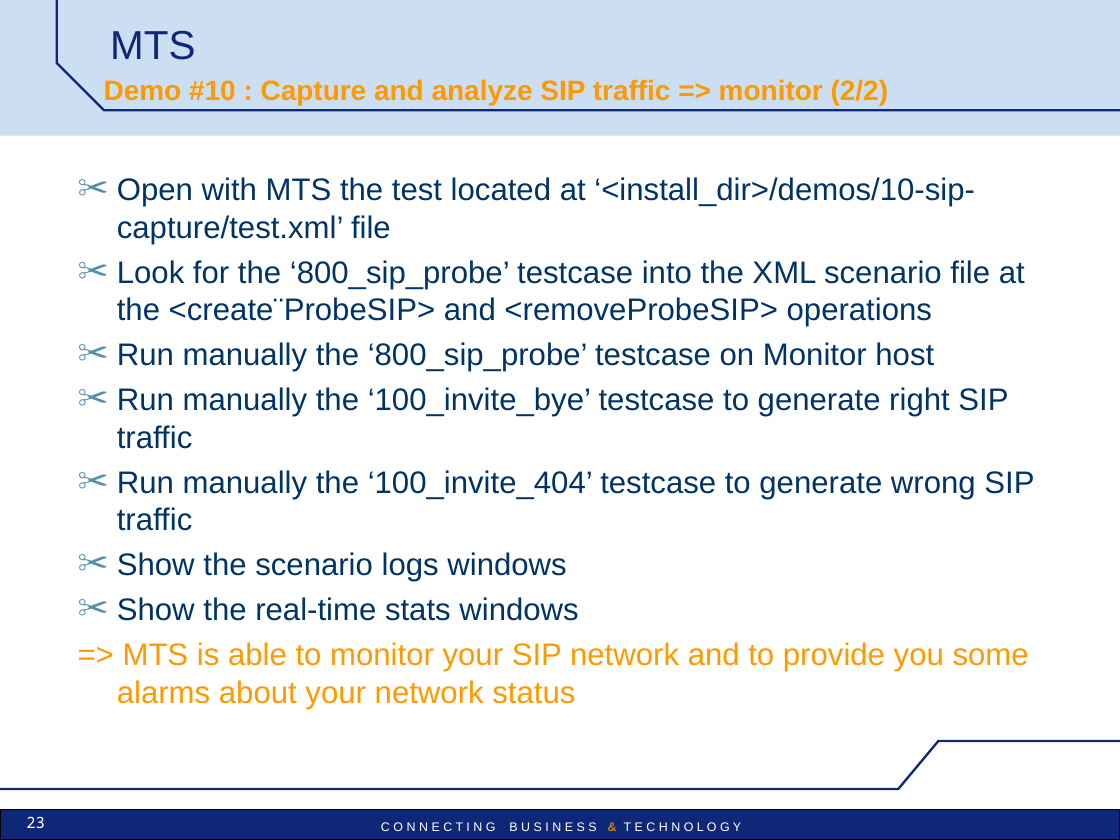
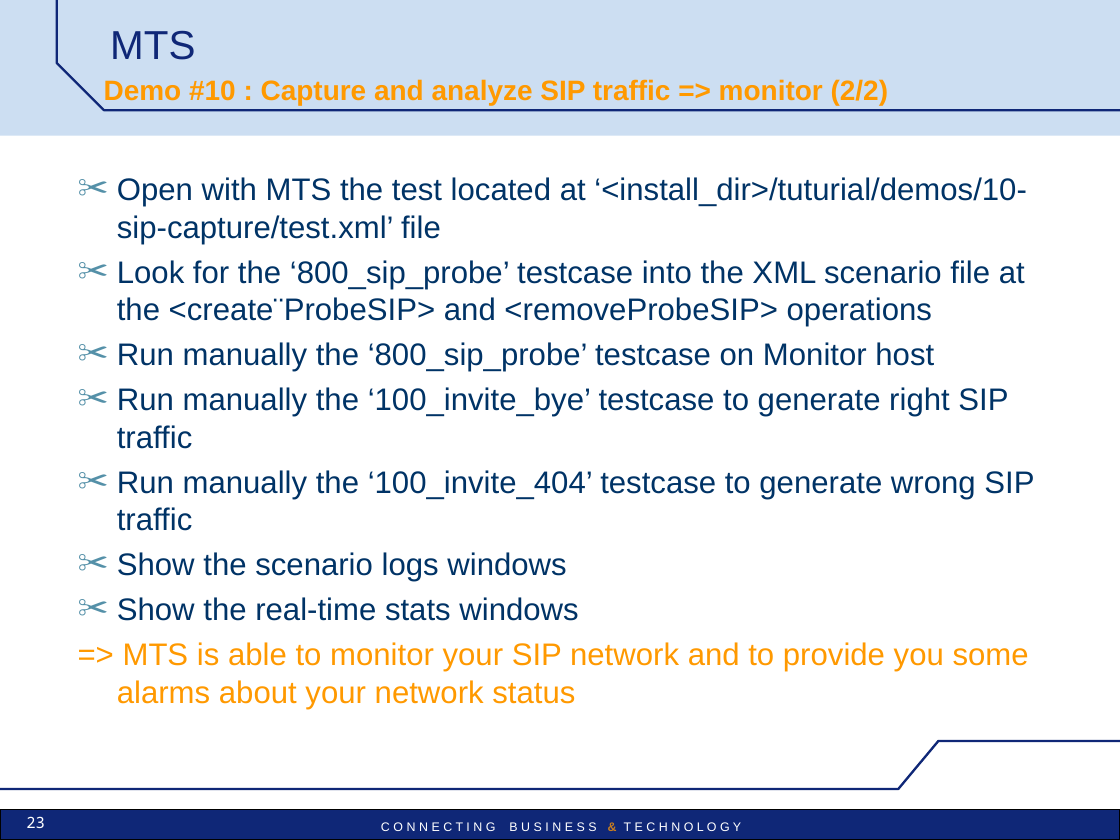
Before and after one commit to vu3mmg/mts-project, a slide deck: slide 23 of trunk/mts/src/main/doc/MTS_pres_demos.ppt. Drawn at 1120x840 pixels with LibreOffice and Linux fonts; fonts in the diff are those of the drawing; background and template pictures are left out. Boxes give left, top, right and bottom in pixels: in the first picture for what was removed or moved away, otherwise in the second. Text is boxed around its words. In the diff, an @@ line names an element or a change of style, - is before the commit and + after.

```diff
--- a/trunk/mts/src/main/doc/MTS_pres_demos.ppt
+++ b/trunk/mts/src/main/doc/MTS_pres_demos.ppt
@@ text at (117, 177, 1027, 244): text changed @@
-✂ Open with MTS the test located at ‘<install_dir>/demos/10-sip-capture/test.xml’ file
+✂ Open with MTS the test located at ‘<install_dir>/tuturial/demos/10-sip-capture/test.xml’ file
```
Also in this commit, not shown: 14 other slides changed, 2 slides added.
